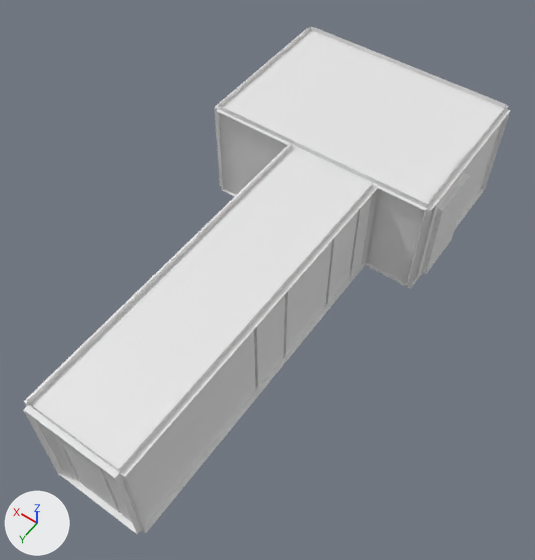
Renders of the Blender file Corridor.blend from each side of a commit.
Rendered twice from a 50 mm lens placed at (-6.33, 15.2, 20.13), pointed at (1.87, 3.71, 2.08). Arrows for +X, +Y and +Z are at lower left; the lights stay in place.

The scene before the commit, as lines of its bpy script (objects in view):
```python
ob_murascenseur = bpy.data.objects.new('MurAscenseur', me_cube_024)
ob_murascenseur.location = (-1.48, -1.9, 2.87)
ob_murdroit = bpy.data.objects.new('MurDroit', me_cube_014)
ob_murdroit.location = (3.31, 7.33, 3.0)
ob_murdroite1 = bpy.data.objects.new('MurDroite1', me_cube_011)
ob_murdroite1.location = (4.02, 0.42, 2.61)
ob_murdroite2 = bpy.data.objects.new('MurDroite2', me_cube_022)
ob_murdroite2.location = (-0.04, 0.42, 2.61)
ob_murentree = bpy.data.objects.new('MurEntree', me_cube_010)
ob_murentree.location = (6.32, -2.16, 3.08)
ob_murfond = bpy.data.objects.new('MurFond', me_cube_012)
ob_murfond.location = (1.77, 11.64, 3.04)
ob_murgauche = bpy.data.objects.new('MurGauche', me_cube_002)
ob_murgauche.location = (0.24, 4.64, 3.0)
ob_murgauchehall = bpy.data.objects.new('MurGaucheHall', me_cube_023)
ob_murgauchehall.location = (1.22, -5.2, 3.0)
ob_porte1 = bpy.data.objects.new('Porte1', me_cube_039)
ob_porte1.location = (0.39, 1.91, 2.46)
# also in view: 'Porte5' at (1.77, 11.49, 2.49); 'PlafondHall' at (2.42, -2.38, 4.5); 'AscenseurCadre' at (-1.45, -1.27, 2.61); 'AscenseurPorte' at (-1.62, -1.27, 2.35); 'Porte2' at (0.38, 5.72, 2.49)
```
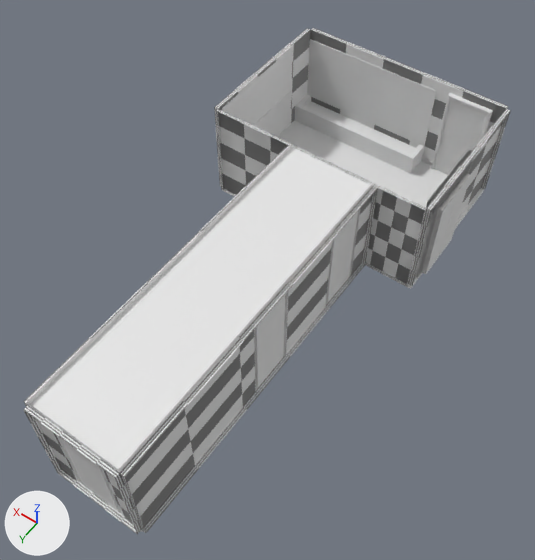
Changed parts and their boxes (x1, y1, x2, y2) in the pictures (535 x 560 px):
'PlafondHall', hidden: before (218, 26, 507, 208)
'MurGauche', surface changed: (120, 186, 378, 533) in both
'MurDroite2.001', added: after (354, 175, 427, 286)
'MurDroite2', hidden: before (354, 175, 427, 286)
'MurGaucheHall', surface changed (white to grey): (310, 28, 508, 161) in both
'MurDroite1.001', added: after (216, 109, 345, 197)
'MurDroite1', hidden: before (216, 109, 312, 197)
'MurFond', surface changed (white to grey): (24, 405, 141, 534) in both
'MurAscenseur', surface changed: (408, 109, 511, 286) in both
'AscenseurFused', added: after (415, 150, 473, 278)
'MurEntree', surface changed: (214, 28, 311, 186) in both
'MurDroit', surface changed (white to grey): (24, 145, 289, 407) in both
'DoorCap', no longer drawn: before (310, 154, 356, 176)
'DoorCap.001', now drawn: after (310, 154, 356, 176)
'Mirror', unchanged, uncovered by the edit: after (307, 39, 436, 146)
'SolHall', unchanged, uncovered by the edit: before (228, 188, 484, 289); after (228, 120, 484, 289)
'ItemHall', unchanged, uncovered by the edit: after (295, 95, 424, 173)
'PorteEntreeHallPostMod', unchanged, uncovered by the edit: after (222, 48, 293, 137)

The change, as a list of edits to the scene's bpy script:
```text
Change mat_woodenwall:
    add n2 = _N.new('ShaderNodeTexChecker'); n2.name = 'Checker Texture'
    where n0 = _N.new('ShaderNodeBsdfPrincipled'); n0.name = 'Principled BSDF'
    add _L.new(n2.outputs[0], n0.inputs[0])  # 'Color' to 'Base Color'
Add me_cube_018:
    me_cube_018.from_pydata(...)  # 56 vertices, 41 faces; spans x -0.27..0.12, y -1.36..1.36, z -2.14..1.47
    me_cube_018.materials.append(mat_elevatormetal)  # white #e7e7e7
Add me_cube_031:
    me_cube_031.from_pydata(...)  # 20 vertices, 16 faces; spans x -3.03..2.23, y -0.06..0.06, z -1.81..1.81
    me_cube_031.materials.append(mat_woodenwall)
Change ob_murdroite1:
    add ob_murdroite1.hide_set(True)
Change ob_plafondhall:
    add ob_plafondhall.hide_set(True)
Change ob_murdroite2:
    add ob_murdroite2.hide_set(True)
Add ob_ascenseurfused:
    ob_ascenseurfused = bpy.data.objects.new('AscenseurFused', me_cube_018)
    ob_ascenseurfused.location = (-1.43, -1.27, 2.95)
Add ob_murdroite2_001:
    ob_murdroite2_001 = bpy.data.objects.new('MurDroite2.001', me_cube_022.copy())  # the mesh of ob_murdroite2
    ob_murdroite2_001.location = (-0.04, 0.42, 2.61)
Add ob_murdroite1_001:
    ob_murdroite1_001 = bpy.data.objects.new('MurDroite1.001', me_cube_031)
    ob_murdroite1_001.location = (4.02, 0.42, 2.61)
```
